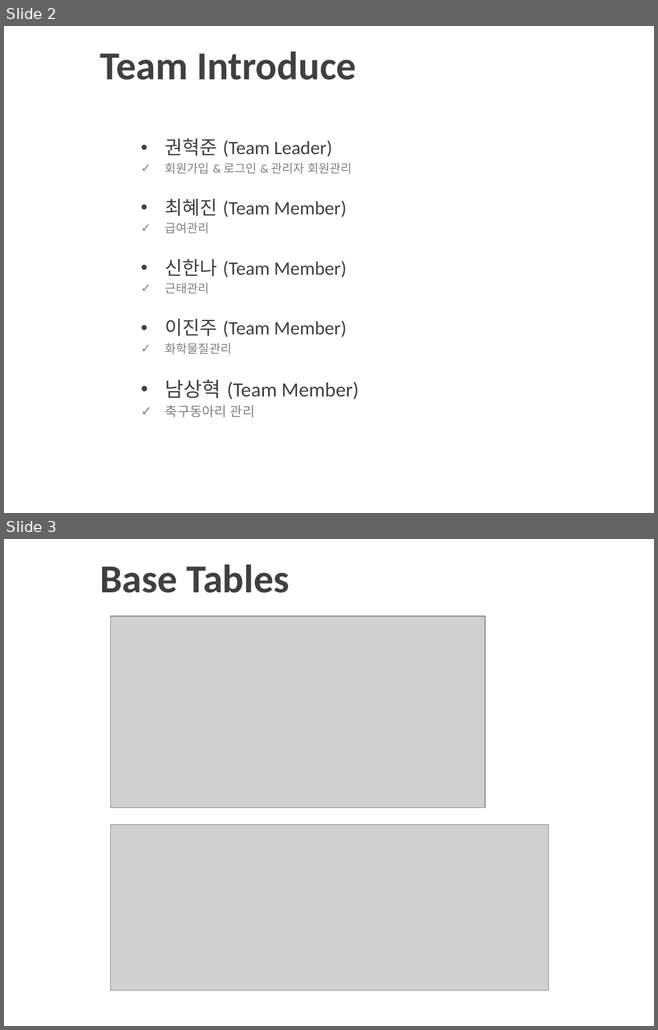
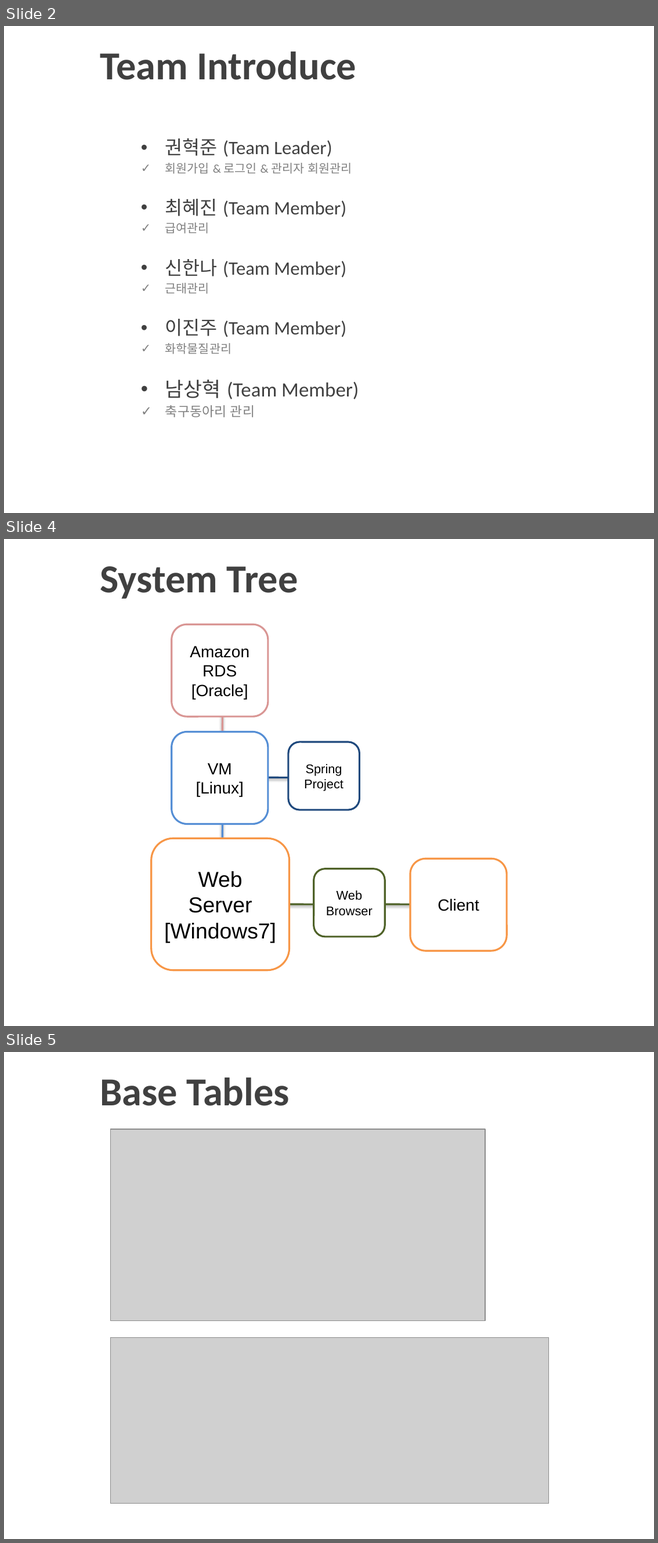
Before and after one commit to itbanked/H_Project, a slide deck: Info/TeamPPT_Final2.pptx. Shown one above the other, each under a label of ours: slides 2 and 3 before the commit, slides 2, 4 and 5 after it; the slides between them are not shown. The pictures are 658x1030 and 658x1543 pixels, drawn with LibreOffice and Linux fonts; fonts in the diff are those of the drawing; grey boxes stand for pictures; background and template pictures are left out. Boxes give left, top, right and bottom in pixels: in the first picture for what was removed or moved away, otherwise in the second. Text is boxed around its words. In the diff, an @@ line names an element or a change of style, - is before the commit and + after.

Commit message:
'ppt

```diff
--- a/Info/TeamPPT_Final2.pptx
+++ b/Info/TeamPPT_Final2.pptx
@@ slide 4 added at <box>4,539,654,1026</box>, background picture (left out) @@
@@ title added at <box>100,566,298,599</box>, 44 pt, text #404040, bold @@
+System Tree
@@ rounded rectangle added at <box>172,624,268,716</box>, fill #FFFFFF, outline #D99694 2 pt, 18 pt, text #000000 @@
+Amazon
+RDS
+[Oracle]
@@ line added from (222, 701) to (222, 741), #D99694 2 pt @@
@@ rounded rectangle added at <box>172,732,268,824</box>, fill #FFFFFF, outline #558ED5 2 pt, 18 pt, text #000000 @@
+VM
+[Linux]
@@ rounded rectangle added at <box>288,741,359,810</box>, fill #FFFFFF, outline #1F497D 2 pt, 14 pt, text #000000 @@
+Spring
+Project
@@ line added from (263, 777) to (293, 777), #1F497D 2 pt @@
@@ line added from (222, 808) to (222, 849), #558ED5 2 pt @@
@@ rounded rectangle added at <box>151,838,289,971</box>, fill #FFFFFF, outline #F79646 2 pt, 24 pt, text #000000 @@
+Web
+Server
+[Windows7]
@@ rounded rectangle added at <box>314,869,384,937</box>, fill #FFFFFF, outline #4F6228 2 pt, 14 pt, text #000000 @@
+Web
+Browser
@@ rounded rectangle added at <box>410,859,506,951</box>, fill #FFFFFF, outline #F79646 2 pt, 18 pt, text #000000 @@
+Client
@@ line added from (288, 905) to (318, 905), #4F6228 2 pt @@
@@ line added from (384, 905) to (415, 905), #4F6228 2 pt @@
@@ what was slide 3 is now slide 5 @@
```
Also in this commit, not shown: 1 other slide added, 1 other file.
